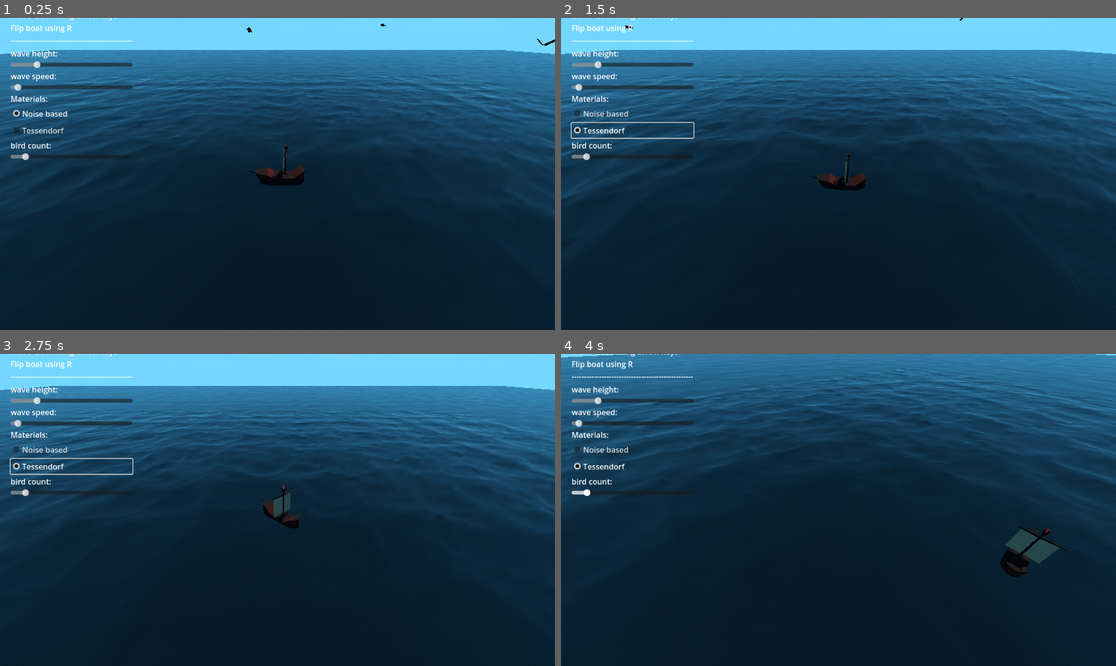
Above: before the commit, frames 1-4 (two rows, left to right).
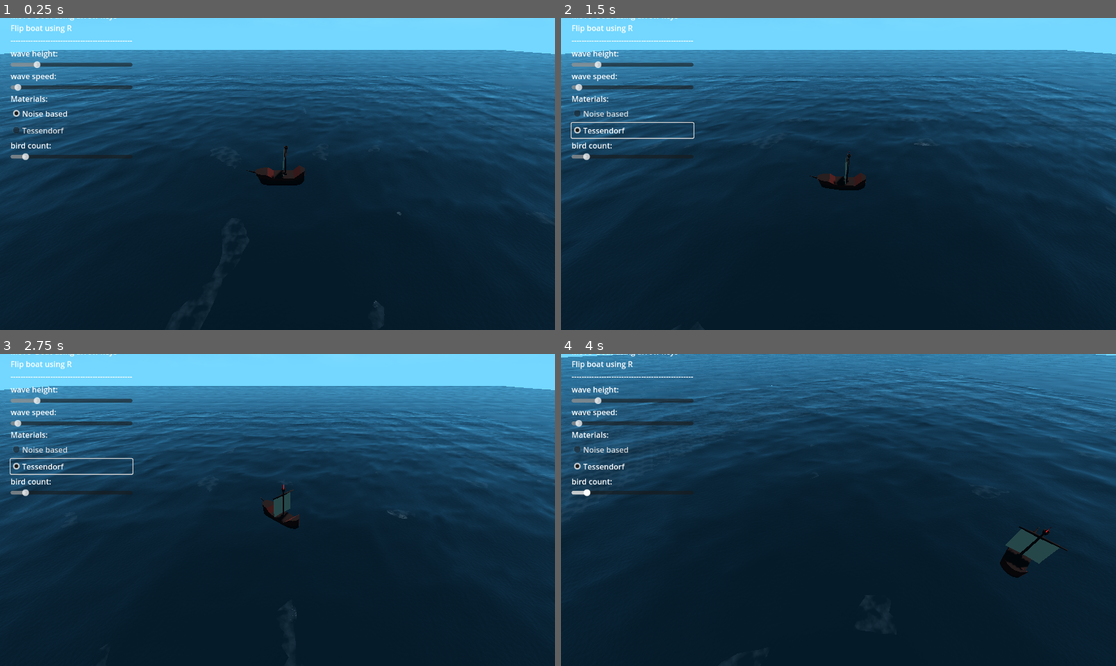
Above: after the commit, the same moments.

Repository: D0V4HKIIN/cs-341-computer-graphics-project
Game: Godot game, scene res://Main.tscn
Same seed, same stepped clock (60 frames per second), same inputs: the game is played once before the commit and once after it.
Inputs (mouse positions are in pixels of both pictures, inside the frame that each line leads up to):
- Up to frame 1 (0.25 s): no input
- Up to frame 2 (1.5 s): click "Noise based" at 0.5 s; click "Tessendorf" at 1.25 s
- Up to frame 3 (2.75 s): move the mouse to (399, 494) at 2.02 s; press the mouse at (399, 494) at 2.03 s; hold Right (boat_right) from 2.03 s (still down)
- Up to frame 4 (4 s): move the mouse to (727, 525) at 2.77 s; release Right (boat_right) at 2.78 s; release the mouse at (727, 525) at 2.78 s; hold Down (boat_back) 2.78-3.53 s; click (727, 525) at 2.85 s; move the mouse to (894, 441) at 3.52 s; press the mouse at (894, 441) at 3.53 s; hold Right (boat_right) from 3.53 s (still down)

The runs differ from the first frame. In frame 1, 1.0% of the frame differs, in the area x 0-100%, y 1-93%; in frame 2, 1.1%; in frame 3, 1.1%; in frame 4, 1.2%, in the area x 0-100%, y 10-72%.

Commit message:
bad foam

Diff:
--- a/seas-341_captain_hooks_black_pearl/Main.tscn
+++ b/seas-341_captain_hooks_black_pearl/Main.tscn
@@ -55,3 +55,4 @@
 
 [node name="birds" parent="." instance=ExtResource("6_vrfpa")]
 transform = Transform3D(1, 0, 0, 0, 1, 0, 0, 0, 1, 0, 30, 0)
+visible = false
--- a/seas-341_captain_hooks_black_pearl/water_noise_based.gdshader
+++ b/seas-341_captain_hooks_black_pearl/water_noise_based.gdshader
@@ -8,6 +8,10 @@
 uniform float height_scale;
 uniform float noise_frequency;
 uniform float wave_speed;
+uniform float foam_height = 0.82;
+uniform float foam_weight = 0.1;
+uniform float max_seam_compensation = 500.;
+
 
 uniform sampler2D noise;
 uniform sampler2D normalmap;
@@ -16,6 +20,7 @@
 uniform vec3 color2 : source_color;
 
 varying vec2 tex_position;
+varying float scaling;
 
 varying float vertex_distance;
 varying float vertex_distance_clamped;
@@ -45,11 +50,12 @@
 	tex_position = world_pos.xz / 2.0 + cpu_time * wave_speed + water_displacement;
 
 	vertex_distance = distance(world_pos, vec3(0.0));
-	vertex_distance = clamp(vertex_distance, 0.0, 85.0);
-	vertex_distance_clamped = vertex_distance / 85.0;
+	vertex_distance = clamp(vertex_distance, 0.0, max_seam_compensation);
+	vertex_distance_clamped = vertex_distance / max_seam_compensation;
 
+	scaling = 1.0 - vertex_distance_clamped;
 	float h = height(tex_position, cpu_time);
-	VERTEX.y += h * (1.0 - vertex_distance_clamped);
+	VERTEX.y += h * scaling;
 
 	NORMAL = normalize(vec3(h - height(tex_position + vec2(0.1, 0.0), cpu_time), 0.1, h - height(tex_position + vec2(0.0, 0.1), cpu_time)));
 }
@@ -59,12 +65,18 @@
 	vec3 normal_noise = texture(normalmap, tex_position).xyz;
 	NORMAL_MAP = normal_noise;
 
-	// normal water material
-	//float fresnel = sqrt(1.0 - dot(NORMAL, VIEW));
+	vec3 world_vertex = (INV_VIEW_MATRIX * vec4(VERTEX, 1.0)).xyz;
+
 	float fresnel = fresnel(5.0, NORMAL, VIEW);
 	vec3 surface_color = mix(color1, color2, fresnel);
+	if(world_vertex.y > height_scale * scaling * foam_height){
+		surface_color = mix(surface_color, texture(noise, tex_position).xyz, foam_weight);
+	}
+	// normal water material
 	RIM = 0.2;
 	METALLIC = 0.0;
 	ROUGHNESS = 0.01 * (1.0 - fresnel);
 	ALBEDO = surface_color;
+
+
 }
--- a/seas-341_captain_hooks_black_pearl/water_noise_based_material.tres
+++ b/seas-341_captain_hooks_black_pearl/water_noise_based_material.tres
@@ -15,10 +15,13 @@
 render_priority = 0
 shader = ExtResource("1_whmqm")
 shader_parameter/water_displacement = Vector2(0, 0)
-shader_parameter/cpu_time = 9.22445
+shader_parameter/cpu_time = 2088.27
 shader_parameter/height_scale = 2.0
 shader_parameter/noise_frequency = 0.1
 shader_parameter/wave_speed = 0.05
+shader_parameter/foam_height = 0.85
+shader_parameter/foam_weight = 0.1
+shader_parameter/max_seam_compensation = 50.0
 shader_parameter/color1 = null
 shader_parameter/color2 = null
 shader_parameter/noise = ExtResource("2_1yapn")
